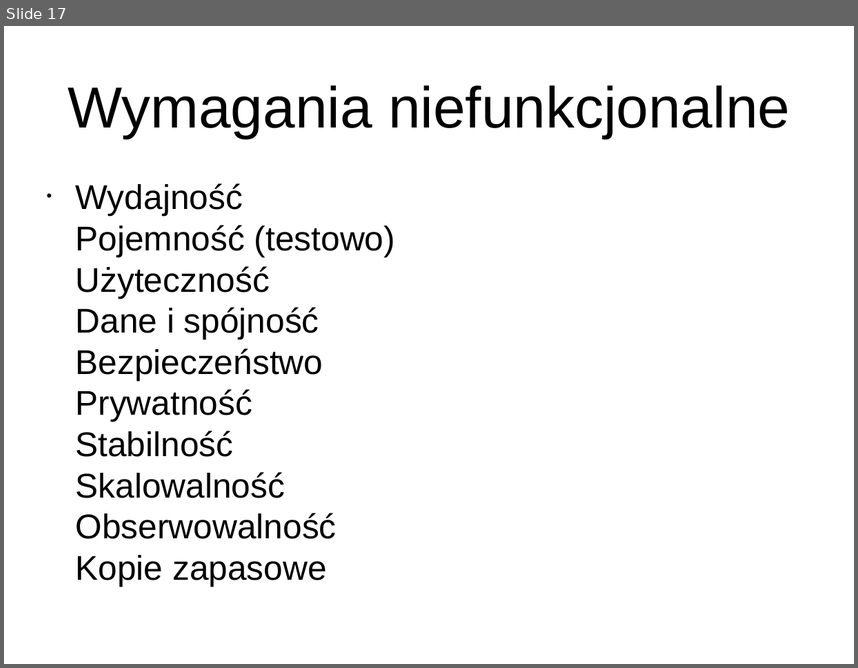
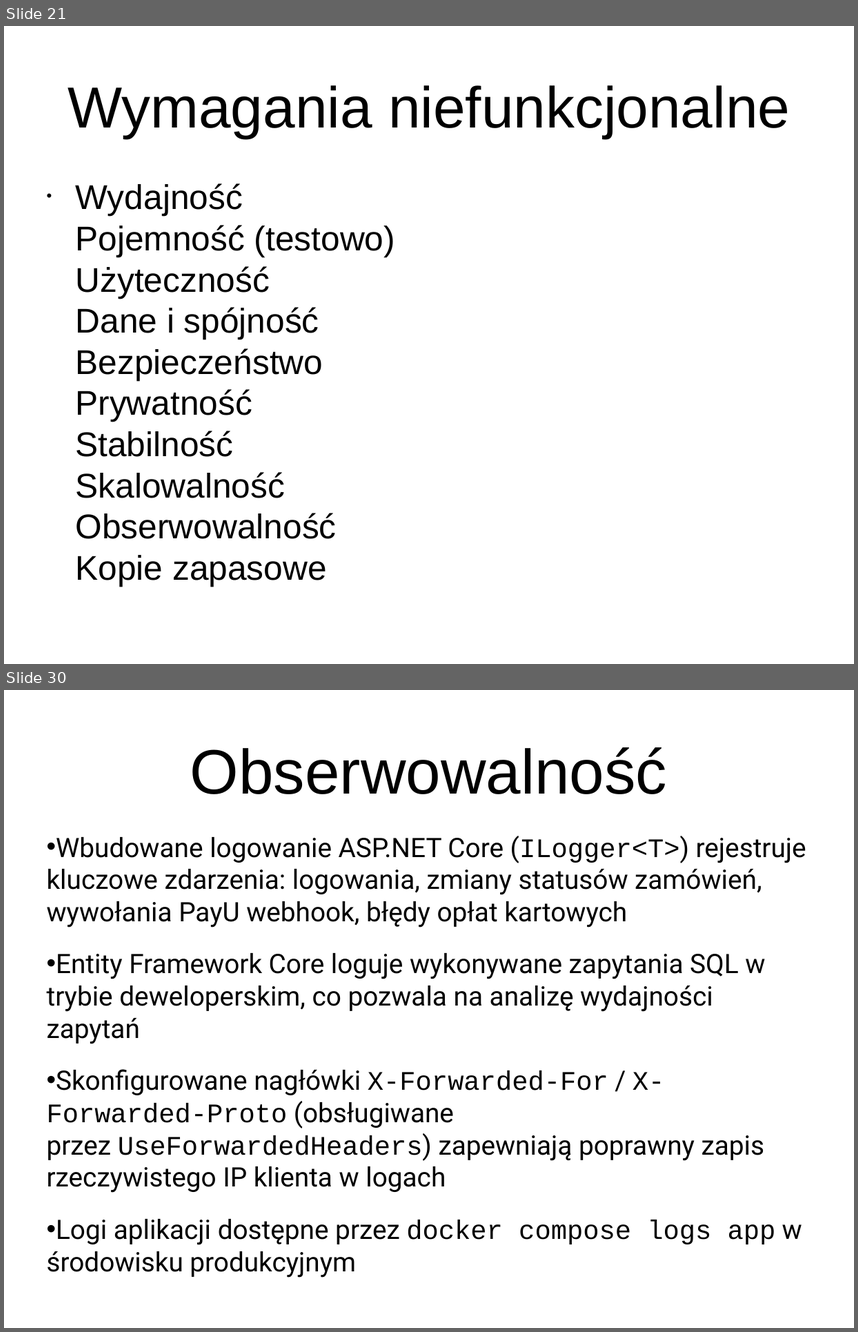
Before and after one commit to Majkul/Projekt_Zespolowy, a slide deck: ProjektZespolowyGr3/Presentation/TH2025GR3.pptx. Shown one above the other, each under a label of ours: slide 17 before the commit, slides 21 and 30 after it; the slides between them are not shown. The pictures are 858x668 and 858x1332 pixels, drawn with LibreOffice and Linux fonts; fonts in the diff are those of the drawing. Boxes give left, top, right and bottom in pixels: in the first picture for what was removed or moved away, otherwise in the second. Text is boxed around its words. In the diff, an @@ line names an element or a change of style, - is before the commit and + after.

```diff
--- a/ProjektZespolowyGr3/Presentation/TH2025GR3.pptx
+++ b/ProjektZespolowyGr3/Presentation/TH2025GR3.pptx
@@ slide 30 added at bbox=[4, 690, 854, 1328], background #FFFFFF @@
@@ title added at bbox=[190, 747, 667, 794], 58.5 pt, text #000000 @@
+Obserwowalność
@@ text added at bbox=[47, 836, 806, 1277], 25 pt, text #000000 @@
+• Wbudowane logowanie ASP.NET Core (ILogger<T>) rejestruje kluczowe zdarzenia: logowania, zmiany statusów zamówień, wywołania PayU webhook, błędy opłat kartowych
+• Entity Framework Core loguje wykonywane zapytania SQL w trybie deweloperskim, co pozwala na analizę wydajności zapytań
+• Skonfigurowane nagłówki X-Forwarded-For / X-Forwarded-Proto (obsługiwane przez UseForwardedHeaders) zapewniają poprawny zapis rzeczywistego IP klienta w logach
+• Logi aplikacji dostępne przez docker compose logs app w środowisku produkcyjnym
@@ what was slide 17 is now slide 21 @@
```
Also in this commit, not shown: 1 slide changed, 61 other slides added.
